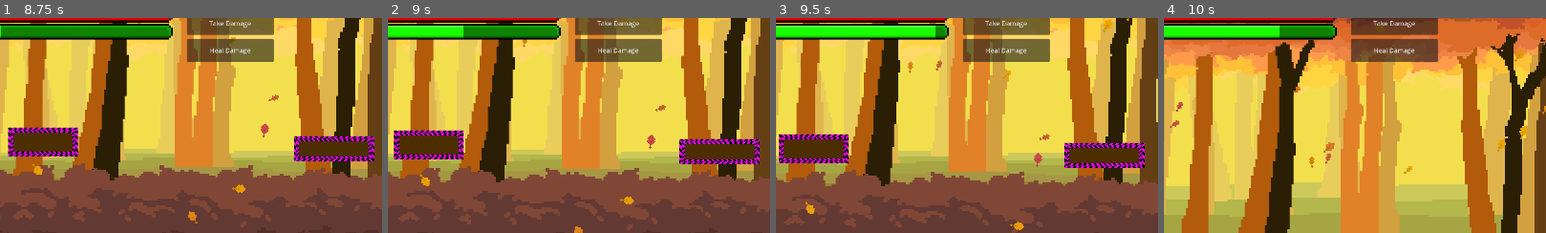
Above: before the commit, frames 1-4 (left to right).
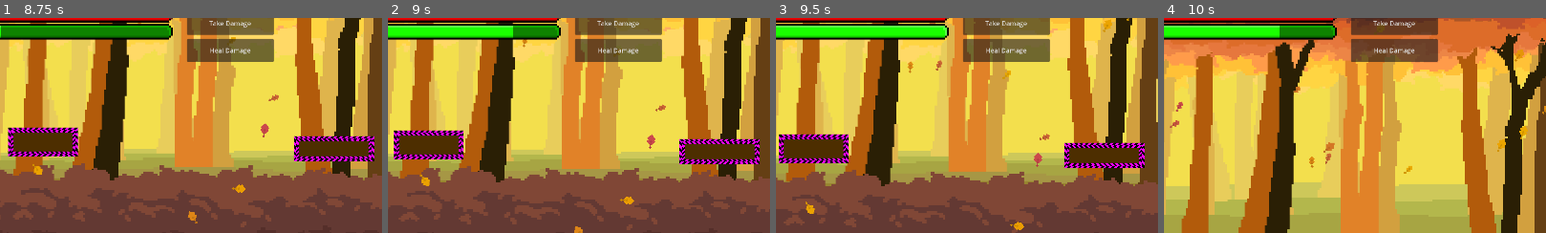
Above: after the commit, the same moments.

Repository: LordRevan36/software_development_platformer
Game: Godot game, scene res://Levels/Forest/main.tscn
Same seed, same stepped clock (60 frames per second), same inputs: the game is played once before the commit and once after it.
Inputs:
- Up to frame 1 (8.75 s): hold C (FlipRight) 0.53-1.28 s; tap X (Attack 1) every 0.75 s from 0.6 to 8.1 s; hold Z (FlipLeft) 1.28-2.03 s; hold C (FlipRight) 2.03-2.78 s; hold W (Up) 2.78-3.53 s; hold Z (FlipLeft) 3.53-5.78 s; hold C (FlipRight) 5.78-6.53 s; hold W (Up) 6.53-7.28 s; hold C (FlipRight) 7.28-8.03 s; hold Z (FlipLeft) from 8.03 s (still down)
- Up to frame 2 (9 s): keep holding Z (FlipLeft); tap X (Attack 1) at 8.85 s
- Up to frame 3 (9.5 s): keep holding Z (FlipLeft)
- Up to frame 4 (10 s): release Z (FlipLeft) at 9.53 s; hold W (Up) from 9.53 s (still down); tap X (Attack 1) at 9.6 s
The pictures show only the part of the screen within x 4-54%, y 5-55%; the shares and areas given below are measured in that part.

Frame 1 is identical in both runs. In frame 2, 0.8% of the frame differs, in the area x 19-33%, y 3-10%; in frame 3, 0.2%; in frame 4, nothing differs.

Commit message:
yay i think all fixed

Diff:
--- a/software-development-platformer/Player/player.gd
+++ b/software-development-platformer/Player/player.gd
@@ -4,7 +4,6 @@
 @onready var CoyoteTimer: Timer = $Timers/CoyoteJumpTimer
 @onready var AttackTimer: Timer = $Timers/AttackTimer #making these timers both for balance tweaking, and not letting animations determinephysics state
 @onready var StaminaTimer: Timer = $Timers/StaminaTimer
-@onready var RegenStaminaTimer: Timer = $Timers/RegenStaminaTimer
 
 #if you ever want to do this, drag in the node you're referencing, then hold command/ctrl while releasing
 
@@ -65,8 +64,9 @@
 		stamina = 0
 
 func regenStam() -> void:
+	stam(10,0.5)
 	while stamina != MAX_Stamina:
-			stam(10, 1.0)
+			stam(10, 0.5)
 
 func _physics_process(delta: float) -> void:
 	direction = Input.get_axis("Left", "Right") # =-1 when holding left, 1 when holding right, 0 when neither
Not shown: 1 places in software-development-platformer/Player/player.tscn that only renumber resources
